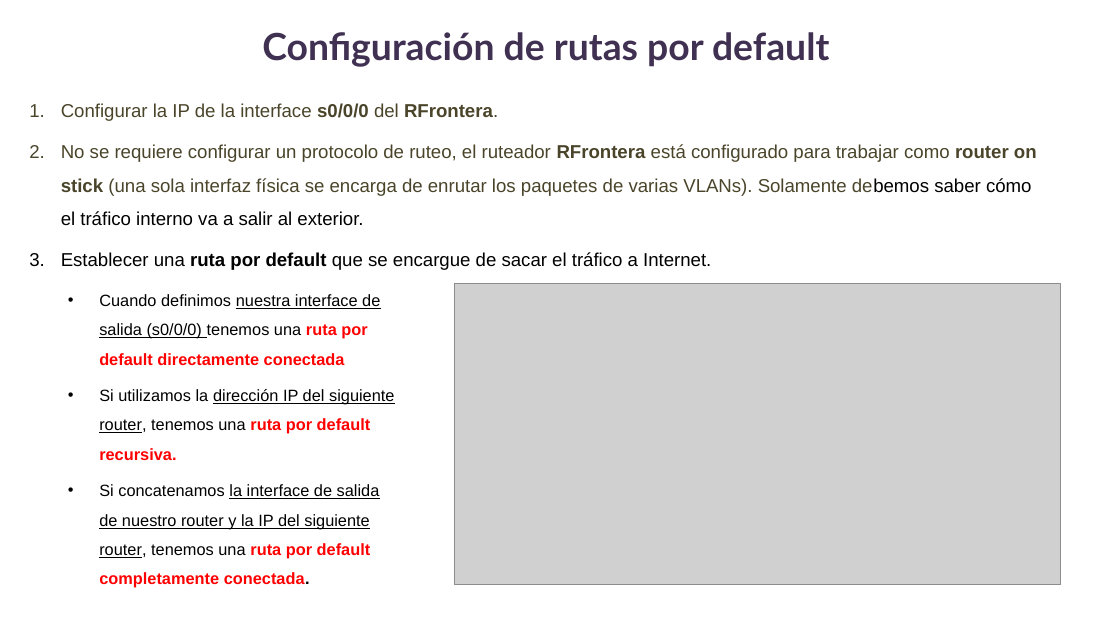
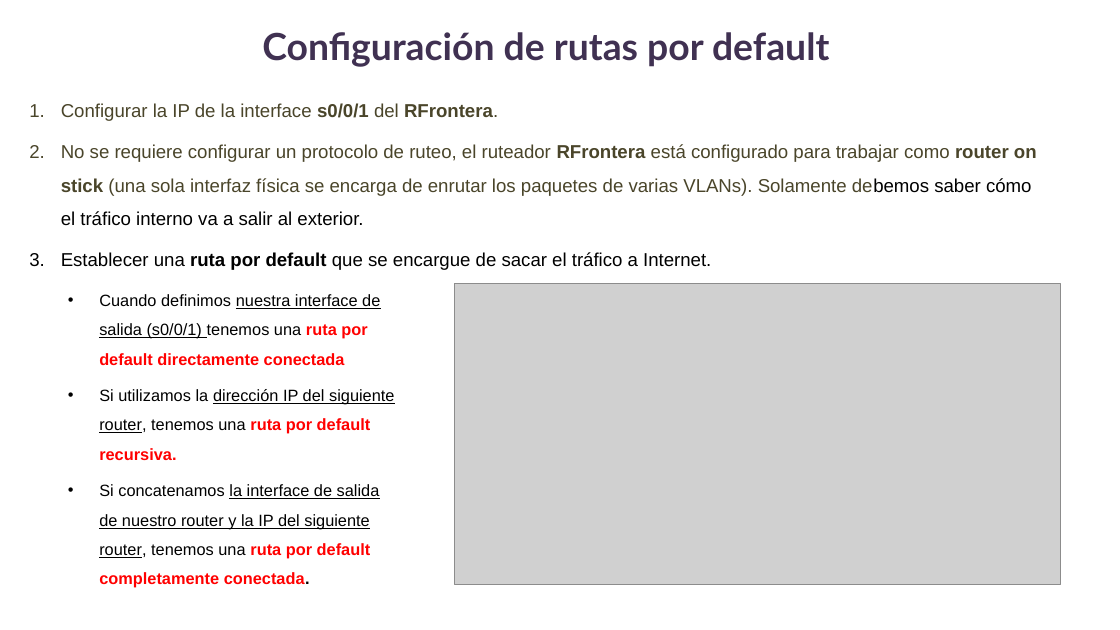
Before and after one commit to lizetheP/WAN, a slide deck: slide 11 of CalendarioAgo25/Ejercicios/E2_VLAN/Ejer2_VLANs.pptx. Drawn at 1120x630 pixels with LibreOffice and Linux fonts; fonts in the diff are those of the drawing; grey boxes stand for pictures. Boxes give left, top, right and bottom in pixels: in the first picture for what was removed or moved away, otherwise in the second. Text is boxed around its words. In the diff, an @@ line names an element or a change of style, - is before the commit and + after.

```diff
--- a/CalendarioAgo25/Ejercicios/E2_VLAN/Ejer2_VLANs.pptx
+++ b/CalendarioAgo25/Ejercicios/E2_VLAN/Ejer2_VLANs.pptx
@@ text at (61, 103, 498, 121): text changed @@
-1. Configurar la IP de la interface s0/0/0 del RFrontera.
+1. Configurar la IP de la interface s0/0/1 del RFrontera.
@@ text at (99, 294, 380, 365): text changed @@
-• Cuando definimos nuestra interface de salida (s0/0/0) tenemos una ruta por default directamente conectada
+• Cuando definimos nuestra interface de salida (s0/0/1) tenemos una ruta por default directamente conectada
```
Also in this commit, not shown: 4 other files.
